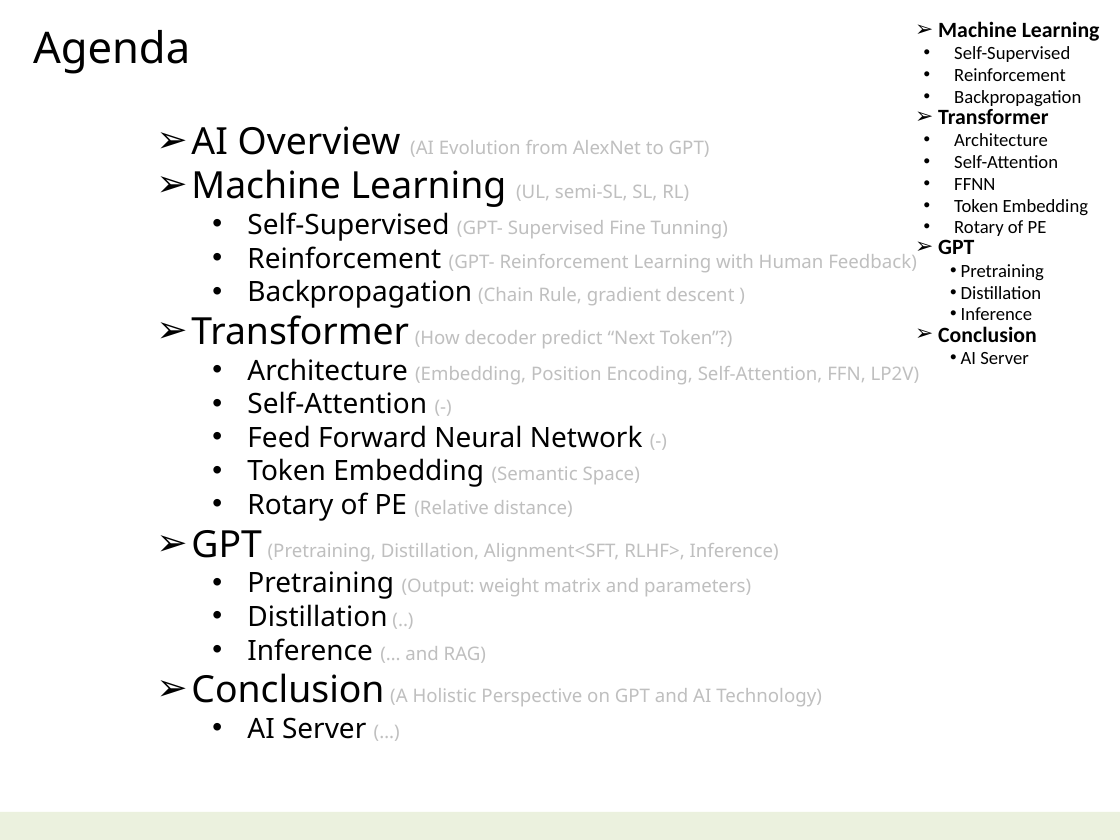
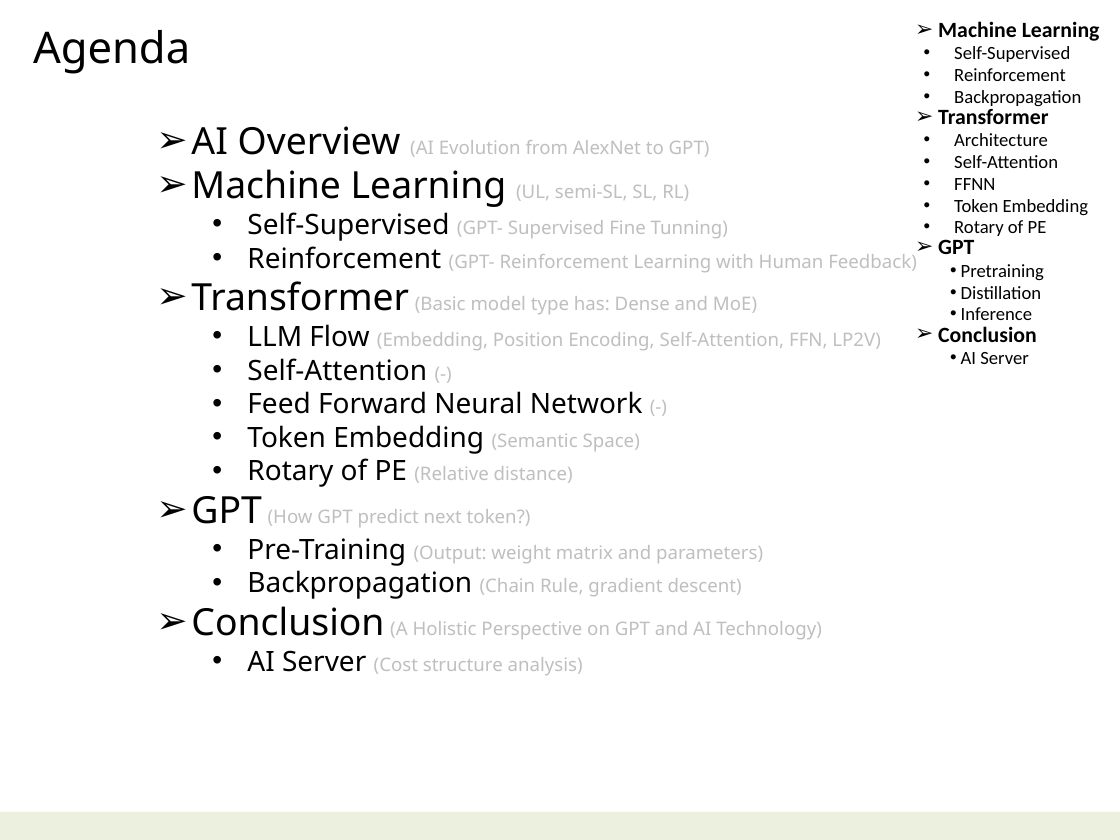
Before and after one commit to navibator/crazy-ai, a slide deck: slide 2 of ai.pptx. Drawn at 1120x840 pixels with LibreOffice and Linux fonts; fonts in the diff are those of the drawing. Boxes give left, top, right and bottom in pixels: in the first picture for what was removed or moved away, otherwise in the second. Text is boxed around its words. In the diff, an @@ line names an element or a change of style, - is before the commit and + after.

```diff
--- a/ai.pptx
+++ b/ai.pptx
@@ text at (191, 281, 881, 350): text changed @@
-  • Backpropagation (Chain Rule, gradient descent )
-➢ Transformer (How decoder predict “Next Token”?)
-  • Architecture (Embedding, Position Encoding, Self-Attention, FFN, LP2V)
+➢ Transformer (Basic model type has: Dense and MoE)
+  • LLM Flow (Embedding, Position Encoding, Self-Attention, FFN, LP2V)
@@ text at (191, 496, 763, 599): text changed @@
-➢ GPT (Pretraining, Distillation, Alignment<SFT, RLHF>, Inference)
-  • Pretraining (Output: weight matrix and parameters)
-  • Distillation (..)
-  • Inference (… and RAG)
+➢ GPT (How GPT predict next token?)
+  • Pre-Training (Output: weight matrix and parameters)
+  • Backpropagation (Chain Rule, gradient descent)
@@ text at (247, 650, 583, 675): text changed; size 18 to 12 pt; text colour #000000 to #BFBFBF @@
-  • AI Server (…)
+  • AI Server (Cost structure analysis)
```
Also in this commit, not shown: 5 other slides changed, 3 slides added, 4 slides removed, 18 other files.
